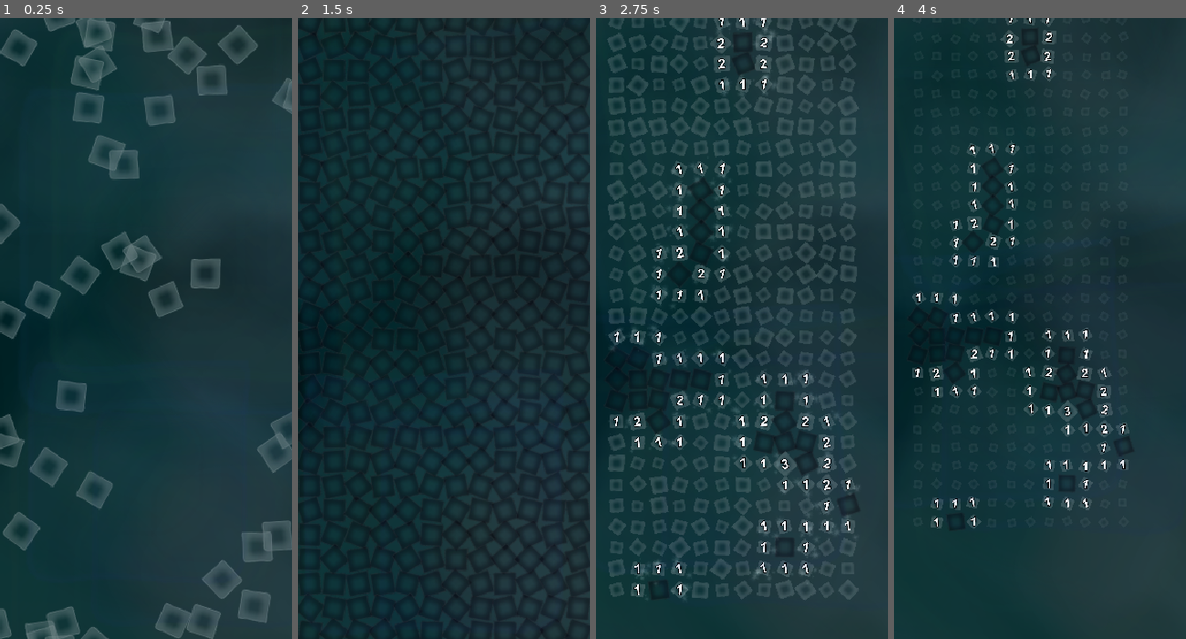
Above: before the commit, frames 1-4 (left to right).
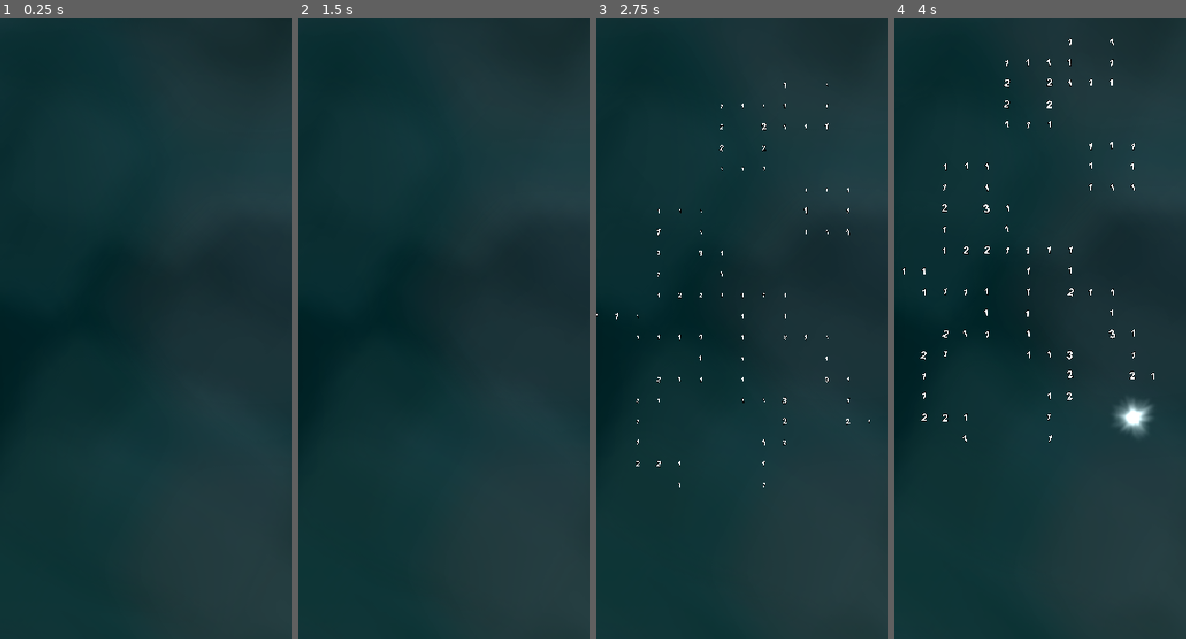
Above: after the commit, the same moments.

Repository: cloudziq/Mini_Sapper
Game: Godot game, scene res://scenes/SYS.tscn
Same seed, same stepped clock (60 frames per second), same inputs: the game is played once before the commit and once after it.
Inputs (mouse positions are in pixels of both pictures, inside the frame that each line leads up to):
- Up to frame 1 (0.25 s): no input
- Up to frame 2 (1.5 s): move the mouse to (508, 297) at 0.52 s; hold Mouse wheel up (zoom+) 0.53-1.25 s; click (508, 297) at 0.67 s; drag from (385, 359) to (309, 24) at 1.27 s
- Up to frame 3 (2.75 s): move the mouse to (771, 191) at 2.02 s; hold Mouse wheel up (zoom+) from 2.03 s (still down); click (771, 191) at 2.17 s
- Up to frame 4 (4 s): release Mouse wheel up (zoom+) at 2.75 s; drag from (1025, 452) to (914, 42) at 2.77 s; move the mouse to (1127, 421) at 3.52 s; hold Mouse wheel up (zoom+) from 3.53 s (still down); click (1127, 421) at 3.67 s

The runs differ from the first frame. In frame 1, 11% of the frame differs, in the area x 0-100%, y 0-100%; in frame 2, 1.2%; in frame 3, 20%, in the area x 0-94%, y 0-94%; in frame 4, 6.4%.

Commit message:
many changes.. better bg's parallax, consistent theme, fixes etc

Diff:
--- a/project.godot
+++ b/project.godot
@@ -24,6 +24,7 @@
 
 [debug]
 
+settings/gdscript/max_call_stack=4096
 shapes/collision/shape_color=Color( 0.913725, 0.913725, 0.913725, 0.419608 )
 
 [display]
--- a/scenes/BG.tscn
+++ b/scenes/BG.tscn
@@ -18,9 +18,6 @@
 light_mode = 1
 
 [sub_resource type="PhysicsMaterial" id=3]
-
-[sub_resource type="RectangleShape2D" id=1]
-extents = Vector2( 160.5, 10 )
 
 [sub_resource type="RectangleShape2D" id=2]
 extents = Vector2( 360.5, 10 )
@@ -56,11 +53,10 @@
 texture = ExtResource( 4 )
 
 [node name="BG_object" type="CanvasLayer" parent="."]
-layer = 0
 follow_viewport_enable = true
 
 [node name="Holder" type="Node2D" parent="BG_object"]
-position = Vector2( 160, 340 )
+position = Vector2( 158, 340 )
 
 [node name="walls" type="StaticBody2D" parent="BG_object/Holder"]
 position = Vector2( -160, -340 )
@@ -68,24 +64,24 @@
 collision_mask = 0
 physics_material_override = SubResource( 3 )
 
-[node name="CollisionShape2D" type="CollisionShape2D" parent="BG_object/Holder/walls"]
-position = Vector2( 160, -11 )
-z_index = 1
-shape = SubResource( 1 )
-
-[node name="CollisionShape2D2" type="CollisionShape2D" parent="BG_object/Holder/walls"]
-position = Vector2( 161, 691 )
-z_index = 1
-shape = SubResource( 1 )
-
 [node name="CollisionShape2D3" type="CollisionShape2D" parent="BG_object/Holder/walls"]
-position = Vector2( -10.9998, 340.5 )
+position = Vector2( -196, 339 )
 rotation = -1.5708
 z_index = 1
 shape = SubResource( 2 )
 
 [node name="CollisionShape2D4" type="CollisionShape2D" parent="BG_object/Holder/walls"]
-position = Vector2( 332, 339 )
+position = Vector2( 501, 339 )
 rotation = -1.5708
 z_index = 1
 shape = SubResource( 2 )
+
+[node name="CollisionShape2D5" type="CollisionShape2D" parent="BG_object/Holder/walls"]
+position = Vector2( 152, -31 )
+z_index = 1
+shape = SubResource( 2 )
+
+[node name="CollisionShape2D6" type="CollisionShape2D" parent="BG_object/Holder/walls"]
+position = Vector2( 152, 710 )
+z_index = 1
+shape = SubResource( 2 )
--- a/scenes/BG/BG_object.tscn
+++ b/scenes/BG/BG_object.tscn
@@ -8,6 +8,7 @@
 radius = 36.0
 
 [sub_resource type="CanvasItemMaterial" id=8]
+blend_mode = 4
 light_mode = 1
 
 [node name="RigidBody2D" type="RigidBody2D" groups=["BG_object"]]
@@ -23,7 +24,7 @@
 shape = SubResource( 7 )
 
 [node name="Sprite" type="Sprite" parent="CollisionShape2D"]
-modulate = Color( 0.572549, 0.709804, 0.768627, 0.12549 )
+modulate = Color( 0.123391, 0.151067, 0.157656, 0.141176 )
 light_mask = 0
 material = SubResource( 8 )
 position = Vector2( 1.66893e-06, 1.43051e-06 )
--- a/scenes/LEVEL.tscn
+++ b/scenes/LEVEL.tscn
@@ -19,11 +19,6 @@
 [node name="ZoomCam" type="Camera2D" parent="."]
 position = Vector2( 160, 340 )
 current = true
-limit_left = -1000
-limit_top = -1000
-limit_right = 1000
-limit_bottom = 1000
-limit_smoothed = true
 smoothing_enabled = true
 smoothing_speed = 4.0
 editor_draw_limits = true
--- a/scenes/tile.tscn
+++ b/scenes/tile.tscn
@@ -5,6 +5,7 @@
 [ext_resource path="res://scenes/tile_particles.tscn" type="PackedScene" id=3]
 
 [sub_resource type="CanvasItemMaterial" id=2]
+blend_mode = 1
 light_mode = 1
 
 [sub_resource type="RectangleShape2D" id=1]
--- a/scenes/tile_particles.tscn
+++ b/scenes/tile_particles.tscn
@@ -19,7 +19,7 @@
 [sub_resource type="Curve" id=8]
 max_value = 0.5
 bake_resolution = 20
-_data = [ Vector2( 0, 0.359329 ), 0.0, -0.0996199, 0, 0, Vector2( 0.620814, 0.0757581 ), -0.530381, -0.530381, 0, 0, Vector2( 1, 0.00485992 ), -0.0355537, 0.0, 0, 0 ]
+_data = [ Vector2( 0, 0.5 ), 0.0, -0.0996199, 0, 0, Vector2( 0.592614, 0.215311 ), -1.22995, -1.22995, 0, 0, Vector2( 1, 0.00485992 ), -0.0355537, 0.0, 0, 0 ]
 
 [sub_resource type="Gradient" id=4]
 offsets = PoolRealArray( 0, 0.0786517, 0.258427, 0.966292, 1 )
@@ -45,16 +45,15 @@
 light_mask = 0
 material = SubResource( 1 )
 z_index = 1
-amount = 12
-lifetime = 6.0
-speed_scale = 3.2
-explosiveness = 1.0
+amount = 10
+lifetime = 0.8
+speed_scale = 2.8
 randomness = 0.66
-lifetime_randomness = 0.81
+lifetime_randomness = 0.86
 local_coords = false
 texture = SubResource( 3 )
 emission_shape = 1
-emission_sphere_radius = 8.0
+emission_sphere_radius = 4.0
 direction = Vector2( 0, 0 )
 spread = 180.0
 gravity = Vector2( 0, 0 )
@@ -63,7 +62,7 @@
 orbit_velocity_random = 1.0
 radial_accel = 4.0
 radial_accel_random = 0.2
-damping = 4.77
+damping = 4.45
 damping_random = 0.25
 angle_random = 1.0
 scale_amount = 1.6
@@ -74,7 +73,6 @@
 anim_speed = 10.43
 
 [node name="Particles_blink" type="CPUParticles2D" parent="."]
-visible = false
 light_mask = 0
 material = SubResource( 1 )
 z_index = 1
@@ -82,7 +80,7 @@
 texture = SubResource( 3 )
 spread = 0.0
 gravity = Vector2( 0, 0 )
-scale_amount = 2.08
+scale_amount = 1.6
 scale_amount_curve = SubResource( 15 )
 color = Color( 0.914688, 0.899737, 0.805212, 0.470588 )
 color_ramp = SubResource( 14 )
--- a/scripts/BG.gd
+++ b/scripts/BG.gd
@@ -41,7 +41,7 @@
 
 
 func _process(dt: float):
-	$BG_static/BG_main.rotate   ( .022 * dt)
+	$BG_static/BG_main.rotate   ( .024 * dt)
 	$BG_static/BG2_mix.rotate   (-.016 * dt)
 	$BG_static/BG3_detail.rotate(-.018 * dt)
 
@@ -67,18 +67,18 @@
 
 
 func spawn_ball():
-	yield(get_tree().create_timer(.1), "timeout")
+	yield(get_tree().create_timer(.04), "timeout")
 	var offset = 32
 
-	for i in 6:
-		var x    := rand_range(offset, G.window.x - offset)
-		var y    := rand_range(offset, G.window.y - offset)
+	for i in 4:
+		var x    := rand_range(offset, G.window.x - offset) - G.window.x/2
+		var y    := rand_range(offset, G.window.y - offset) - G.window.y/2
 		var BALL  = _ball.instance()
 
 		BALL.position           = Vector2(x, y)
-		BALL.linear_velocity.x  = rand_range(  -2, 2)
+		BALL.linear_velocity.x  = rand_range(  -4, 4)
 		BALL.linear_velocity.y  = rand_range(  -8, 8)
-		BALL.angular_velocity   = rand_range( -.1, .1)
+		BALL.angular_velocity   = rand_range( -.12, .12)
 		BALL.get_node("CollisionShape2D/Sprite").texture = $"../".TILE.get_node("Sprite").texture
 		var r = rand_range(.2, .3)
 		var g = rand_range(.3, .8)
@@ -86,13 +86,12 @@
 
 		var s = rand_range(4.4, 8.6)
 
-		BALL.modulate = Color(r,g,b, .82)
+		BALL.modulate = Color(r,g,b, .80)
 #			var node = ball.get_node("CollisionShape2D/Sprite")
 #			ball.get_node("CollisionShape2D")       .scale = Vector2(.02, .02)
 		BALL.get_node("CollisionShape2D/Sprite").scale = Vector2(s, s)
 
-		$BG_object.add_child(BALL)
-#		add_child(ball)
+		$BG_object/Holder.add_child(BALL)
 #			print("object added at: " + str(Vector2(x, y)))
 
 
@@ -100,7 +99,9 @@
 
 
 
-func parr(zoom):
-	if zoom > 1:
+func parr(zoom : float):
+#	if zoom > 1:
 		var tween  = get_tree().create_tween().set_ease(Tween.EASE_OUT)
-		tween.tween_property($BG_object, "follow_viewport_scale", 1.2*zoom, .6)
+		var i  := 22 * zoom
+		tween.tween_property($BG_object, "follow_viewport_scale", i*zoom*.22, .4)
+		tween.tween_property($BG_object/Holder, "scale", Vector2(i, i*1.4), .8)
--- a/scripts/Camera.gd
+++ b/scripts/Camera.gd
@@ -2,7 +2,7 @@
 
 
 export var zoom_step  := 0.2
-export var max_zoom   := 2
+export var max_zoom   := 1.4
 export var min_zoom   := 0.6
 
 
@@ -40,8 +40,8 @@
 
 	#drag limits
 	var cam_pos  = position
-	cam_pos.x    = clamp(cam_pos.x, -cam_max_coord.x+G.window.x/2, cam_max_coord.x++G.window.x/2)
-	cam_pos.y    = clamp(cam_pos.y, -cam_max_coord.y+G.window.y/2, cam_max_coord.y++G.window.y/2)
+	cam_pos.x    = clamp(cam_pos.x, -cam_max_coord.x+G.window.x/2, cam_max_coord.x+G.window.x/2)
+	cam_pos.y    = clamp(cam_pos.y, -cam_max_coord.y+G.window.y/2, cam_max_coord.y+G.window.y/2)
 	position     = cam_pos
 
 
@@ -56,6 +56,7 @@
 		elif event.is_action_pressed("zoom-"):
 			target_zoom -= Vector2(zoom_step, zoom_step)
 
+		G.SETTINGS.zoom_level  = target_zoom.x
 
 	#dragging
 	if event is InputEventMouseButton:
@@ -74,7 +75,5 @@
 			global_position += drag_vector
 #			print(position)  #prints cam position
 
-	G.SETTINGS.zoom_level  = target_zoom.x
-
 	#sent zoom info
 	get_parent().get_node("BG").parr(target_zoom.x)
--- a/scripts/Globals.gd
+++ b/scripts/Globals.gd
@@ -1,7 +1,7 @@
 extends Node2D
 
 
-var tiles_ready : int
+var tiles_ready  : int
 
 
 var window := Vector2(
@@ -64,7 +64,7 @@
 		"sound_vol":     1,
 		"music_vol":     0.4,
 		"range_display": true,
-		"theme":         17,
+		"theme":         1,
 		"zoom_level":    1,
 		"level":         1
 	}
--- a/scripts/SYS.gd
+++ b/scripts/SYS.gd
@@ -54,7 +54,7 @@
 
 #   board_x:  board_y:  bombs:  revealed tiles:
 var level_data = [
-	[12,      30,      16,      0],        # 1
+	[14,      20,      22,      0],        # 1
 	[5,       4,        1,      0],        # 2
 	[5,       5,        1,      0],        # 3
 	[5,       6,        1,      0],        # 4
--- a/scripts/level_main.gd
+++ b/scripts/level_main.gd
@@ -39,7 +39,7 @@
 	board_size       = Vector2(val_1, val_2)
 	tile_size        = $"../".tile_size_in_pixels
 	bombs_amount     = $"../".level_data[G.SETTINGS.level-1][2]
-	tiles_left       = floor(board_size.x * board_size.y - bombs_amount)
+	tiles_left       = int(board_size.x * board_size.y - bombs_amount)
 	generate_board()
 
 
@@ -150,7 +150,7 @@
 			if board_data[coord.x][coord.y][2] == 0 and board_data[tx][ty][1] == 0:
 				neighbours_table.append(Vector2(tx, ty))
 
-	board_data[coord.x][coord.y][1] = 2    #mark original (clicked) tile as 'revealed'
+	board_data[coord.x][coord.y][1] = 2    #mark tile as 'revealed'
 
 
 #	if neighbours_table.size() == 0:
@@ -186,11 +186,12 @@
 		board_data.push_back([])
 
 		for y in board_size.y:
-			TILE            = _tile.instance() ; add_child(TILE)
+			TILE            = _tile.instance()
 			TILE.position   = pos
 			TILE.scale      = Vector2(.25, .25)
 			pos.y          += tile_size
 			board_data[x].append([[TILE, 0, 0, 0], 0, 0])
+			add_child(TILE)
 		pos.x += tile_size
 		pos.y = y_def
 
--- a/scripts/tile.gd
+++ b/scripts/tile.gd
@@ -4,7 +4,7 @@
 export(PackedScene) var _particles ;  var PARTICLES
 
 
-var path         = "res://assets/graphics/tiles/tile"
+var path         = "res://assets/graphics/tiles/TILE_"
 var dark_color   = Color(.24, .32, .36, 1)
 var reduce_mov  := false
 #var texture_list
@@ -30,11 +30,12 @@
 
 	yield(get_tree().create_timer(.004), "timeout")
 
+	$Sprite.modulate = dark_color
 	if theme_data[0] == 1:
 		if theme_data[2] == false:
 			$Sprite.texture = load(path + str(theme) + ".png")
 		else:
-			$Sprite.texture = load(path + str(theme) + "_ON.png")
+			$Sprite.texture = load(path + str(theme) + "_OFF.png")
 	else:
 		var num = randi() % theme_data[0] + 1
 		$Sprite.texture = load(path + str(theme) +"_"+ str(num) + ".png")
@@ -48,11 +49,11 @@
 	#### START LEVEL TILES ANIMATION:
 	def_pos = position
 	def_rot = rotation_degrees
-	def_sca = scale
+	def_sca = scale * 0.92
 
 	position = G.gen_offscreen_pos(125)
 	rotation_degrees = randi() % 361
-	var a = rand_range(.8, 2.6)
+	var a = rand_range(.8, 3.6)
 	scale = Vector2(a, a)
 
 	#1
@@ -70,7 +71,7 @@
 		).set_ease(Tween.EASE_OUT)
 
 	#2
-	tween.tween_interval(.1)
+	tween.tween_interval(.12)
 	tween.set_parallel(false)
 	tween.tween_property($".", "scale", def_sca * .4, .4
 		).set_ease(Tween.EASE_IN)
@@ -91,73 +92,81 @@
 
 	var num = $"../../".level_data[G.SETTINGS.level-1]
 	if G.tiles_ready == (num[0] * num[1]):
-#		print("ALLOW INPUT")
 		$"../".allow_board_input = true
+		G.tiles_ready  = 0
 
 	if theme_data[2] == false:
-		$Sprite.modulate = dark_color
+		$Sprite.modulate = Color(1,1,1,1)
 	else:
-		$Sprite.texture = load(path + str(theme) + "_OFF.png")
+		$Sprite.texture = load(path + str(theme) + "_ON.png")
 
-	animate_tile()
+	animate_tile(0) ; yield(get_tree().create_timer(.025), "timeout") ; animate_tile(1)
 
 
 
 
 
 
-func animate_tile():
+func animate_tile(type := 0):
 	var tween      = get_tree().create_tween().set_trans(Tween.TRANS_QUINT)
 	var pos        = def_pos
-	var distance  := 3.2 if not reduce_mov else 1.6
+	var rot        = def_rot
 
-	pos.x += rand_range(-distance, distance)
-	pos.y += rand_range(-distance, distance)
+	if type == 0:
+		var distance  := 3.2 if not reduce_mov else 1.6
+		pos.x         += rand_range(-distance, distance)
+		pos.y         += rand_range(-distance, distance)
 
-#	tween.set_parallel(false)
-	tween.tween_property($".", "position", pos, rand_range(4, 7)
-		).set_trans(Tween.TRANS_SINE).set_ease(Tween.EASE_IN_OUT)
-	tween.tween_callback(self, "animate_tile").set_delay(0.1)
+		tween.tween_property(self, "position", pos, rand_range(6, 8)
+			).set_trans(Tween.TRANS_SINE).set_ease(Tween.EASE_IN_OUT)
+		tween.tween_callback(self, "animate_tile").set_delay(0.2)
+	else:
+		var angle  := 26
+		rot        += rand_range(-angle, angle)
+
+		tween.tween_property($".", "rotation_degrees", rot, rand_range(6, 10)
+			).set_trans(Tween.TRANS_SINE).set_ease(Tween.EASE_IN_OUT)
+		tween.tween_callback(self, "animate_tile", [1]).set_delay(0.2)
 
 
 
 
 
 
-func reveal(bombs := 0):
+func reveal(counter := 0):
 	if theme_data[2] == false:
-		$Sprite.modulate  = Color(1,1,1,1)
+		$Sprite.modulate  = dark_color
 	else:
 		$Sprite.texture   = load(path + str(theme) + "_ON.png")
 
-	#if tile have 0 bomb count
 	var tween     := get_tree().create_tween().set_ease(Tween.EASE_OUT).set_parallel(true)
 	var delay     := rand_range(.1, .42)
 	var scale_to  :  Vector2
 	var trans
 
-	if bombs == 0:
+	if counter == 0:
+	#if tile have 0 bomb count
 		reduce_mov  = true
-		scale_to    = Vector2(.42, .42)
+		scale_to    = Vector2(.1, .1)
 		trans       = Tween.TRANS_BOUNCE
 #		z_index     = -1
 
 		var col  = $Sprite.modulate
-		col.a   *= .22
-		tween.tween_property($Sprite, "modulate", col, 4
+		col.a   *= .20
+		var _a = tween.tween_property($Sprite, "modulate", col, 4
 			).set_trans(Tween.TRANS_BOUNCE).set_delay(delay)
 	else:
-	#tile with number
-		var mult    = bombs * .14
-		scale_to    = Vector2(.46, .46) + Vector2(mult, mult)
+	#if tile have a number
+		var mult    = counter * .024
+		scale_to    = Vector2(.14, .14) + Vector2(mult, mult)
 		trans       = Tween.TRANS_ELASTIC
 
-	tween.tween_property($Sprite, "scale", scale_to, 2.6
+	var _a = tween.tween_property($".", "scale", scale_to, 3.2
 			).set_trans(trans).set_delay(delay)
 
 	PARTICLES = _particles.instance()
 	add_child(PARTICLES)
-	PARTICLES.show(bombs)
+	PARTICLES.show(counter)
 
 
 
@@ -166,3 +175,11 @@
 
 func _on_Area2D_area_shape_entered(_a, _b, _c, _d):
 	$"../".check_clicked_tile()
+
+
+
+
+
+
+func _exit_tree():
+	pass
--- a/scripts/tile_label.gd
+++ b/scripts/tile_label.gd
@@ -1,7 +1,7 @@
 extends CenterContainer
 
 
-var def_sca    := rect_scale * 1
+var def_sca    := rect_scale
 var def_rot    := 0.0
 var skew_dist  := 16
 
@@ -19,13 +19,13 @@
 
 
 func animate_label():
-	var tween      = get_tree().create_tween().set_trans(Tween.TRANS_SINE)
-	var rot        = def_rot
+	var tween  = get_tree().create_tween().set_trans(Tween.TRANS_SINE)
+	var rot    = 0 - abs($"../".rotation_degrees)
 
 	rot +=  rand_range(-skew_dist, skew_dist)
 
-	tween.tween_property($".", "rect_rotation", rot, rand_range(2, 4)
-		).set_ease(Tween.EASE_IN_OUT)
+	tween.tween_property(self, "rect_rotation", rot, rand_range(1, 3)
+		).set_trans(Tween.TRANS_SINE).set_ease(Tween.EASE_IN_OUT)
 	tween.tween_callback(self, "animate_label").set_delay(0.1)
 
 
@@ -33,7 +33,7 @@
 
 
 
-func reveal(rot):
+func reveal(rot := 0):
 	def_rot        = 0 - abs(rot) + rand_range(-skew_dist, skew_dist)
 	rect_rotation  = def_rot
 	rect_scale     = Vector2(.01, .01)
--- a/scripts/tile_particles.gd
+++ b/scripts/tile_particles.gd
@@ -5,7 +5,7 @@
 
 func _ready():
 	z_index  = 2
-	$Particles_blink.scale     = Vector2(1.6, 1.6)
+#	$Particles_blink.scale     = Vector2(1.6, 1.6)
 	$Particles_blink.one_shot  = true
 	$Particles_small.one_shot  = true
 	$Particles_blink.visible   = false
Binary file removed: assets/graphics/tiles/tile1_n.png
Not shown, removed: assets/graphics/tiles/tile1_n.png.import
Not shown: 1 places in scenes/BG.tscn that only renumber resources
